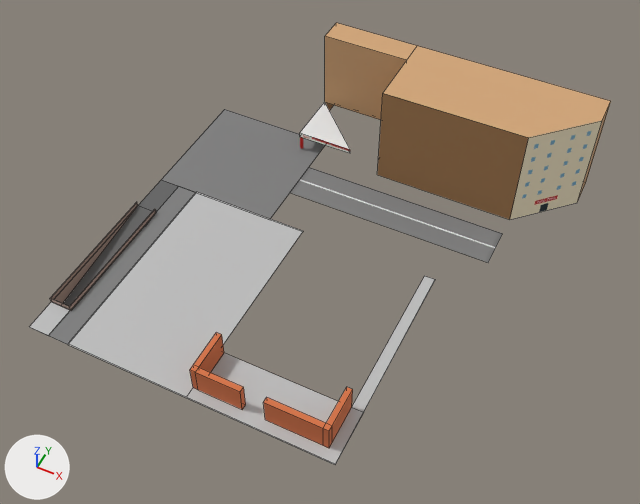
Before and after pictures for a commit that changed the Blender file assets/models/chunks/arch.blend.
Both versions are drawn from a 50 mm lens placed at (71.7, -110.6, 119.4), pointed at (25.8, -18.6, 4.5). The lights are fixed; the arrows at lower left show +X, +Y and +Z. The first picture is the older version. Mesh edges are drawn as thin lines on the coarser meshes. Objects named as collision shapes, trigger or cutter boxes, shadow casters or lower levels of detail are left out.

Names of what the first picture shows: 'Avenue', 'Flats', 'Garage', 'GasBanner', 'Roundabout', 'Secret', 'Sidewalk', 'SidewalkExtra'.
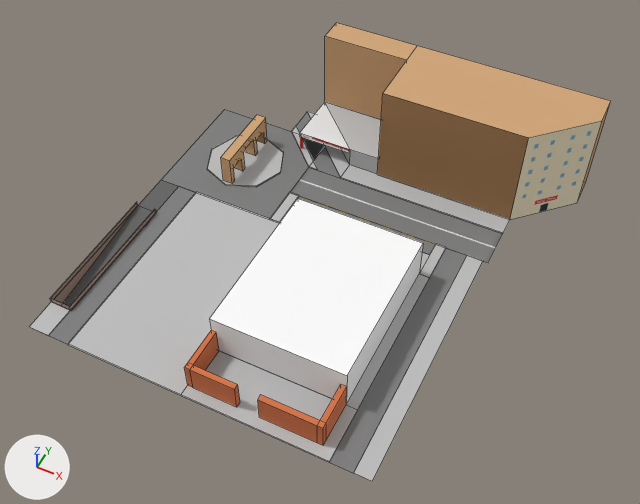
Changed parts and their boxes (x1, y1, x2, y2) in the pictures (640 x 504 px; the box of a moved part takes in the faces that stretch with it):
'Sidewalk', reshaped
    before: (49, 186, 435, 465)
    after: (49, 186, 430, 462)
'Police', shown
    after: (209, 198, 423, 404)
'Legion', shown
    after: (330, 248, 483, 481)
'Gas', shown
    after: (292, 102, 510, 233)
'Secret', moved
    before: (190, 332, 353, 448)
    after: (184, 330, 347, 445)
'Island', shown
    after: (207, 136, 283, 187)
'Arch', shown
    after: (221, 115, 267, 183)
'Parking', shown
    after: (270, 192, 446, 277)
part 1 of me_plane_008, moved or reshaped (not visible before)
    after: (280, 196, 446, 277)
part 2 of me_plane_009, moved or reshaped
    before: (178, 209, 435, 465)
    after: (178, 209, 430, 462)

Edits to the bpy script that builds the scene:
```text
Change me_plane_008:
    used by ob_parking; location = (26.0, -12.0, 0.0); rotation_euler = (0.0, 0.0, 3.142), in degrees (0, 0, 180)
    remove me_plane_008.from_pydata(...)  # 20 vertices, 11 faces; spans x -19.0..14.0, y -8.0..0.0, z 0.0..0.2
    add me_plane_008.from_pydata(...)  # 20 vertices, 11 faces; spans x -18.0..14.0, y -8.0..0.0, z 0.0..0.2
    me_plane_008 part 1: the whole mesh is scaled about its middle by (0.967, 1, 1), then moved by (0.5, 0.0, 0.0)
Change me_plane_009:
    used by ob_sidewalk; location = (39.0, -13.0, 0.2)
    remove me_plane_009.from_pydata(...)  # 17 vertices, 8 faces; spans x -47.0..6.0, y -39.0..1.0, z -0.2..0.0
    add me_plane_009.from_pydata(...)  # 17 vertices, 8 faces; spans x -47.0..5.0, y -39.0..1.0, z -0.2..0.0
    me_plane_009 part 2: all 11 vertices in x -20.0..6.0, y -39.0..1.0, z -0.2..0.0 are moved by (-1.0, 0.0, 0.0)
Change me_plane_004:
    used by ob_legion; location = (47.0, -5.0, 0.0)
    remove me_plane_004.from_pydata(...)  # 9 vertices, 4 faces; spans x -2.0..5.0, y -47.0..1.0, z 0.0..0.1
    add me_plane_004.from_pydata(...)  # 9 vertices, 4 faces; spans x -3.0..4.0, y -47.0..1.0, z 0.0..0.1
    me_plane_004 part 3: the whole mesh is moved by (-1.0, 0.0, 0.0)
Change ob_island:
    remove ob_island.hide_set(True)
Change ob_arch:
    remove ob_arch.hide_set(True)
Change ob_police:
    ob_police.location: (31.0, -12.0, 0.2) -> (30.0, -12.0, 0.2)
    remove ob_police.hide_set(True)
Change ob_gas:
    remove ob_gas.hide_set(True)
Change ob_parking:
    remove ob_parking.hide_set(True)
Change ob_legion:
    remove ob_legion.hide_set(True)
Change ob_secret:
    ob_secret.location: (24.0, -50.0, 0.2) -> (23.0, -50.0, 0.2)
```
